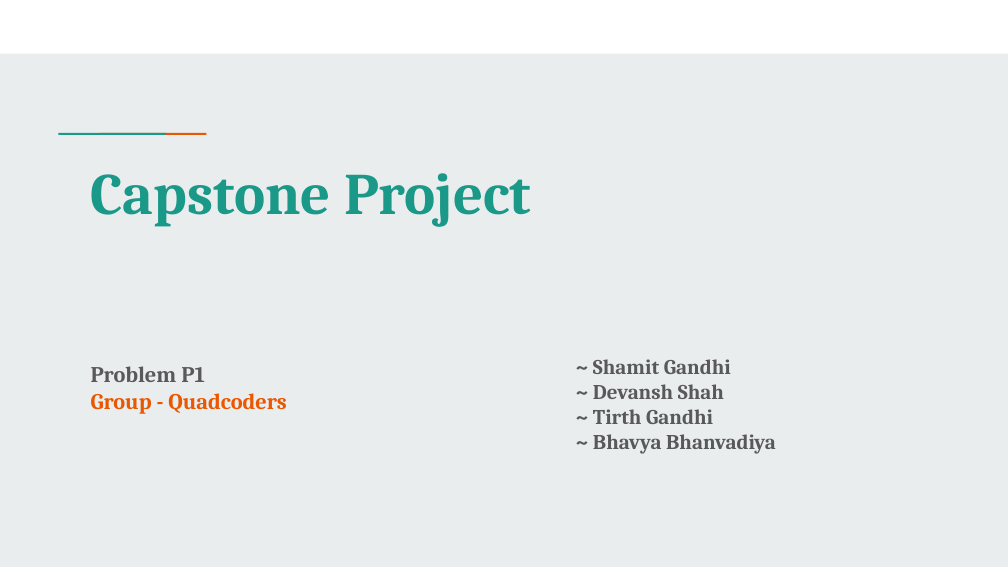
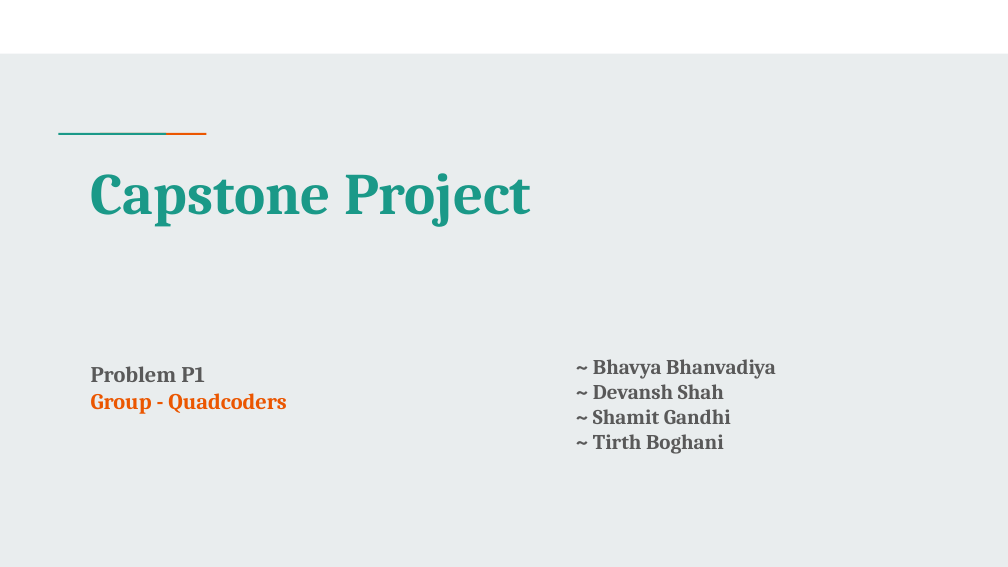
Before and after one commit to Shamit2105/Timetable, a slide deck: slide 1 of Untitled presentation.pptx. Drawn at 1008x567 pixels with LibreOffice and Linux fonts; fonts in the diff are those of the drawing. Boxes give left, top, right and bottom in pixels: in the first picture for what was removed or moved away, otherwise in the second. Text is boxed around its words. In the diff, an @@ line names an element or a change of style, - is before the commit and + after.

```diff
--- a/Untitled presentation.pptx
+++ b/Untitled presentation.pptx
@@ text at box(593, 359, 776, 399): paragraphs added @@
+~ Bhavya Bhanvadiya
+~ Devansh Shah
@@ text at box(593, 434, 724, 454): text changed @@
-~ Devansh Shah
-~ Tirth Gandhi
-~ Bhavya Bhanvadiya
+~ Tirth Boghani
```
Also in this commit, not shown: 2 other slides changed.
